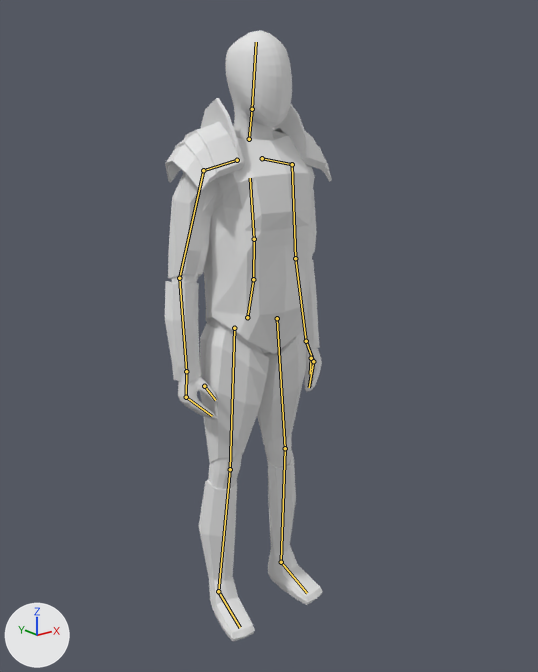
One commit to the Blender file Project-Maximus/Art Assets/GOOD Human Model with armor.blend: the scene before it, then after it.
Both versions are drawn from a 50 mm lens placed at (-5.19, -6.94, 6.3), pointed at (0.11, -0.32, 3.65). The lights are fixed; the arrows at lower left show +X, +Y and +Z. Both versions are drawn at frame 0 of the action 'ArmatureAction'; the numbers are the values there. The bones that bend it are drawn over the model as lines.

The first picture shows 'Cube.004', 'Low Poly Character', 'Low Poly Character.001', 'Low Poly Character.002', 'Low Poly Character.003', 'Low Poly Character.004', 'Low Poly Character.005', 'Low Poly Character.011', 'Low Poly Character.012', 'Low Poly Character.013', 'Low Poly Character.014', 'Low Poly Character.015', 'Plane', 'Plane.002'.
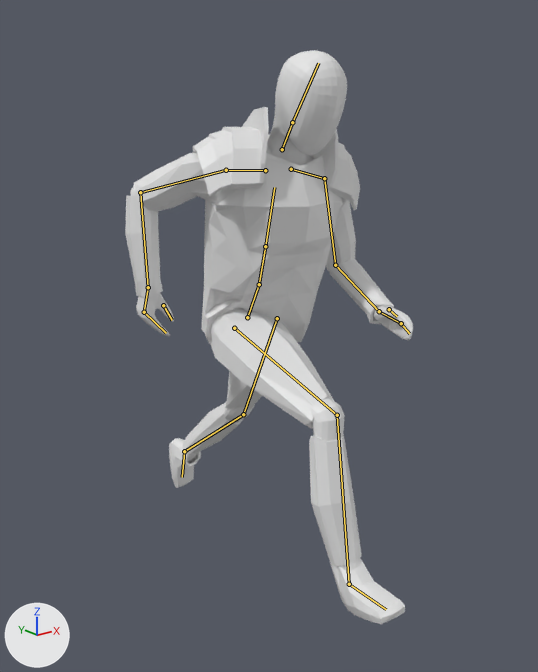
What the commit changed:
Bone 'Lower Spine' (bone_lower_spine) turns from (0, 0, 0) to (13, 0, 0) degrees about its own x, y and z.
Bone 'Upper Spine' (bone_upper_spine) turns from (0, 0, 0) to (6, 0, 0) degrees about its own x, y and z.
Bone 'Head' (bone_head) turns from (0, 0, 0) to (-9, 0, 0) degrees about its own x, y and z.
Bone 'Collar Bone.L' (bone_collar_bone_l) turns from (0, 0, 0) to (-1, 3, -14) degrees about its own x, y and z.
Bone 'Collar Bone.R' (bone_collar_bone_r) turns from (0, 0, 0) to (9, 2, -13) degrees about its own x, y and z.
Bone 'HandIK.L' (bone_handik_l) moves from (-0.45, 0.36, -0.17) to (-0.56, -0.92, 0.96).
Bone 'HandIK.L' (bone_handik_l) turns from (0, 15, 0) to (-77, 3, -15) degrees about its own x, y and z.
Bone 'HandIK.R' (bone_handik_r) moves from (0.46, 0.36, -0.17) to (0.31, 0.9, 0.55).
Bone 'KneeIK.L' (bone_kneeik_l) moves from (-0.01, 0.12, 0.0) to (0.19, -0.17, -0.11).
Bone 'HeelIK.L' (bone_heelik_l) moves from (0.0, 0.0, 0.0) to (-0.17, 2.14, 0.92).
Bone 'HeelIK.L' (bone_heelik_l) turns from (0, 0, 0) to (85, 0, 0) degrees about its own x, y and z.
Bone 'KneeIK.R' (bone_kneeik_r) moves from (0.0, 0.0, 0.0) to (-0.48, 1.84, 0.67).
Bone 'HeelIK.R' (bone_heelik_r) moves from (0.0, 0.0, 0.0) to (0.19, -2.16, 1.25).
Bone 'HeelIK.R' (bone_heelik_r) turns from (0, 0, 0) to (-27, 0, 0) degrees about its own x, y and z.

Pixel boxes (x1, y1, x2, y2) of what changed, in the pictures (538 x 672 px):
'Cube.004', posed (10% wider)
    before: (183, 130, 315, 354)
    after: (201, 134, 346, 345)
'Low Poly Character', posed (87% wider, 6% shorter)
    before: (171, 30, 322, 604)
    after: (130, 50, 413, 589)
'Low Poly Character.003', posed (72% wider, 16% shorter)
    before: (199, 323, 270, 463)
    after: (211, 312, 334, 429)
'Low Poly Character.004', posed (38% wider, 32% taller)
    before: (199, 480, 237, 580)
    after: (309, 434, 362, 566)
'Plane', posed
    before: (165, 98, 244, 192)
    after: (193, 107, 269, 197)
'Low Poly Character.002', posed
    before: (165, 281, 202, 383)
    after: (125, 195, 163, 297)
'Low Poly Character.001', posed
    before: (168, 172, 217, 279)
    after: (133, 152, 215, 212)
'Low Poly Character.013', posed
    before: (257, 329, 306, 445)
    after: (225, 371, 262, 409)
'Low Poly Character.005', posed (62% wider)
    before: (209, 576, 255, 641)
    after: (330, 558, 405, 624)
'Low Poly Character.014', posed
    before: (268, 450, 296, 553)
    after: (184, 402, 244, 455)
'Plane.002', posed
    before: (272, 104, 332, 182)
    after: (320, 128, 360, 210)
'Low Poly Character.015', posed
    before: (268, 546, 323, 605)
    after: (169, 438, 201, 488)
'Low Poly Character.011', posed
    before: (306, 260, 320, 348)
    after: (329, 258, 394, 324)
'Low Poly Character.012', posed
    before: (311, 190, 317, 253)
    after: (326, 199, 356, 272)
bone 'Lower Spine', root to tip
    before: (247, 317) to (253, 279)
    after: (247, 317) to (259, 284)
bone 'Upper Spine', root to tip
    before: (254, 239) to (250, 178)
    after: (265, 246) to (274, 187)
bone 'Head', root to tip
    before: (252, 109) to (256, 42)
    after: (292, 122) to (318, 63)
bone 'Collar Bone.L', root to tip
    before: (262, 158) to (292, 164)
    after: (291, 169) to (324, 178)
bone 'Collar Bone.R', root to tip
    before: (237, 160) to (203, 170)
    after: (265, 170) to (226, 170)
